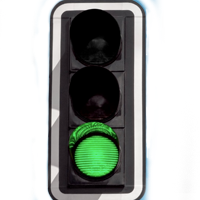
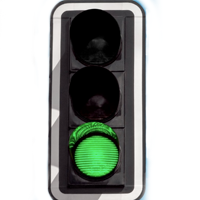
Layered file, before and after one edit (200x200). Changes by layer:
added group "stopGo/go.png32" with 2 layers in group "stopGo" over [32, 0, 194, 200]
renamed "stopGo/go.png32" to "green", moved it into group "stopGo/go.png32" over [32, 0, 161, 200]
added layer "WHITE copy 3" in group "stopGo/go.png32" over [32, 0, 194, 200]
added group "stopGo/stop.png32" with 2 layers in group "stopGo" over [32, 0, 194, 200]
renamed "stopGo/stop.png32" to "Red", moved it into group "stopGo/stop.png32" over [32, 0, 194, 200]
added layer "WHITE" in group "stopGo/stop.png32" over [32, 0, 194, 200]
showed group "iceCream" (2 layers) over [32, 0, 194, 200]
showed group "sunAndMoon" (6 layers) over [32, 0, 194, 200]
added group "sunAndMoon/sun.png32" with 2 layers in group "sunAndMoon" over [32, 0, 194, 200]
renamed "sunAndMoon/sun.png32" to "Sun", moved it into group "sunAndMoon/sun.png32" over [33, 5, 194, 195]
added layer "WHITE copy 2" in group "sunAndMoon/sun.png32" over [32, 0, 194, 200]
added group "sunAndMoon/moon.png32" with 2 layers in group "sunAndMoon" over [32, 0, 194, 200]
renamed "sunAndMoon/moon.png32" to "moon", moved it into group "sunAndMoon/moon.png32" over [33, 12, 186, 187]
added layer "WHITE copy" in group "sunAndMoon/moon.png32" over [32, 0, 194, 200]
